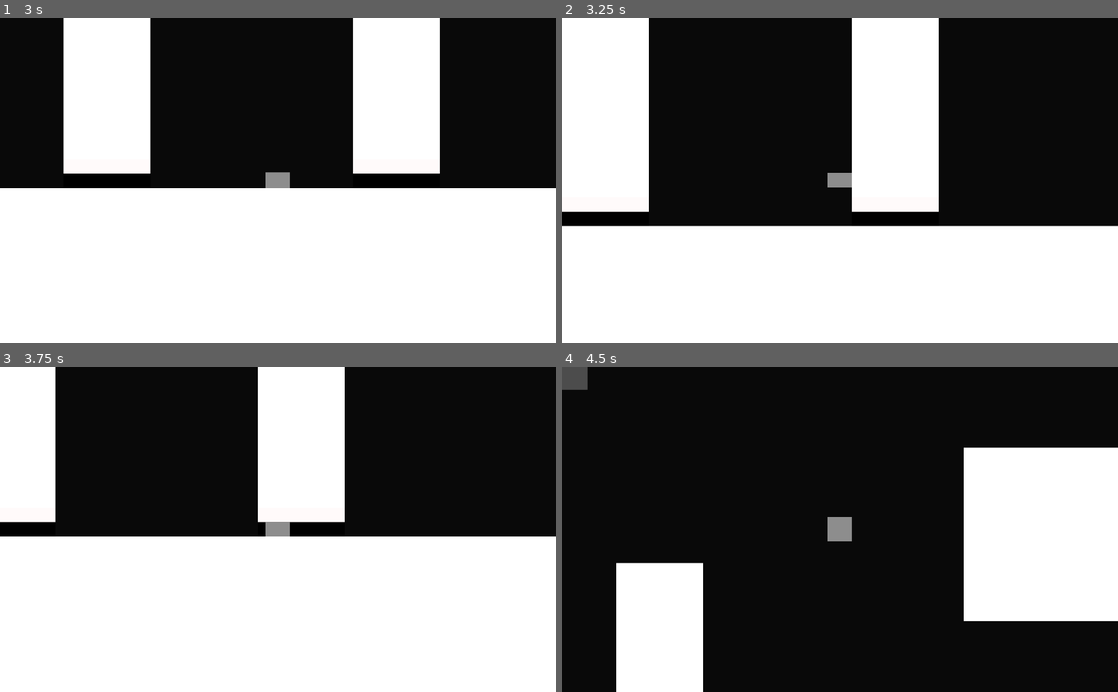
Above: before the commit, frames 1-4 (two rows, left to right).
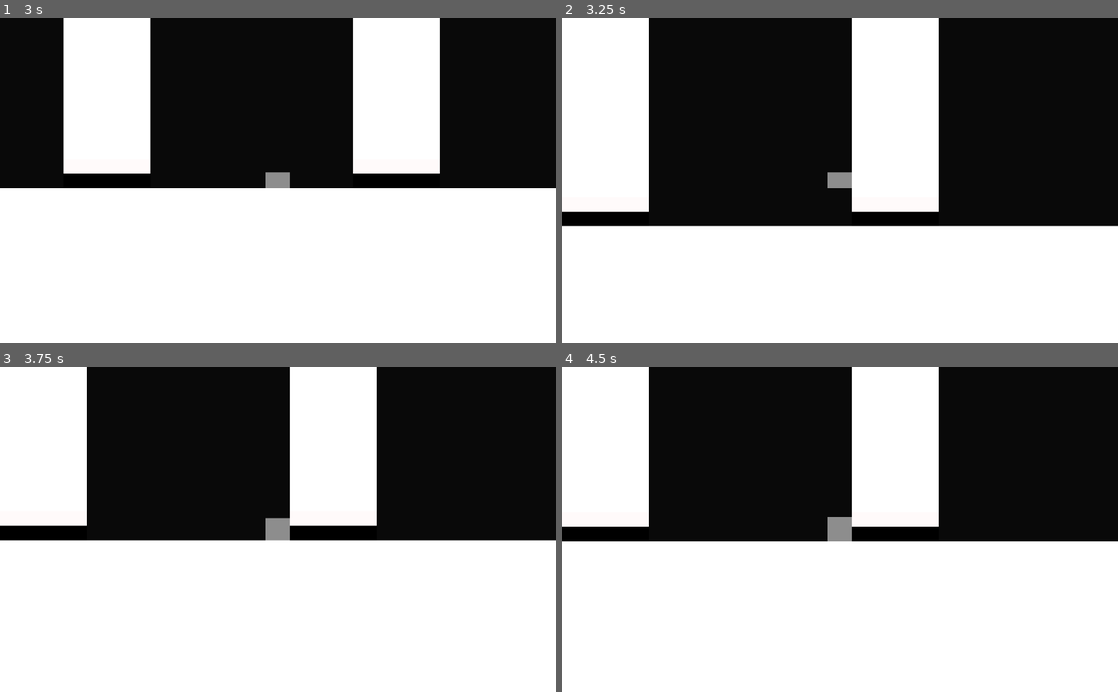
Above: after the commit, the same moments.

Repository: oleksadobush/Up_is_Down
Game: Godot game, scene res://src/Main.tscn
Same seed, same stepped clock (60 frames per second), same inputs: the game is played once before the commit and once after it. Before the commit the project starts from res://Scenes/Main.tscn.
Inputs:
- Up to frame 1 (3 s): tap Enter at 0.5 s; hold Right (RIGHT) 0.53-2.03 s; tap Up (UP) at 0.77, 1.52 s; tap Space at 2 s; hold Down (DOWN) from 2.03 s (still down)
- Up to frame 2 (3.25 s): keep holding Down (DOWN); tap Up (UP) at 3.02 s
- Up to frame 3 (3.75 s): release Down (DOWN) at 3.53 s
- Up to frame 4 (4.5 s): tap Up (UP) at 3.77 s; hold Right (RIGHT) from 4.28 s (still down)

Frame 1 is identical in both runs. In frame 2, less than 0.1% of the frame differs, in the area x 47-53%, y 47-53%; in frame 3, 10%; in frame 4, 57%, in the area x 0-100%, y 0-100%.

Commit message:
minor fix

Diff:
--- a/project.godot
+++ b/project.godot
@@ -11,7 +11,7 @@
 [application]
 
 config/name="Up Is Down"
-run/main_scene="res://Scenes/Main.tscn"
+run/main_scene="res://src/Main.tscn"
 config/icon="res://Assets/Art/Player/GrayTile.png"
 
 [input]
--- a/Scenes/Player.gd
+++ b/src/Actors/Player.gd
@@ -35,7 +35,8 @@
 	if not sliding and Input.is_action_pressed("DOWN"):
 		AnimPlayer.play("start_slide")
 		sliding = true
-	if sliding and not CeillingRay.is_colliding() and not EdgeRayFall.is_colliding():
+	if sliding and not CeillingRay.is_colliding() and \
+	(not EdgeRayFall.is_colliding() or WallRay.is_colliding()):
 		AnimPlayer.play("finish_slide")
 		sliding = false
 
--- a/Scenes/Player.tscn
+++ b/src/Actors/Player.tscn
@@ -1,7 +1,7 @@
 [gd_scene load_steps=9 format=2]
 
-[ext_resource path="res://Assets/Art/Player/GrayTile.png" type="Texture" id=1]
-[ext_resource path="res://Scenes/Player.gd" type="Script" id=2]
+[ext_resource path="res://src/Actors/Player.gd" type="Script" id=1]
+[ext_resource path="res://Assets/Art/Player/GrayTile.png" type="Texture" id=2]
 
 [sub_resource type="Animation" id=1]
 length = 0.001
@@ -60,15 +60,14 @@
 [node name="Player" type="KinematicBody2D"]
 z_index = 10
 collision_layer = 9
-script = ExtResource( 2 )
+script = ExtResource( 1 )
 
 [node name="Icon" type="Sprite" parent="."]
 position = Vector2( 0, -1 )
 scale = Vector2( 0.84375, 0.84375 )
-texture = ExtResource( 1 )
+texture = ExtResource( 2 )
 
 [node name="Camera2D" type="Camera2D" parent="."]
-visible = false
 current = true
 zoom = Vector2( 1.2, 1.2 )
 
@@ -88,20 +87,17 @@
 shape = SubResource( 6 )
 
 [node name="EdgeRayFall" type="RayCast2D" parent="."]
-visible = false
 position = Vector2( -25, -2 )
 scale = Vector2( 0.4, 0.4 )
 enabled = true
 cast_to = Vector2( 500, -250 )
 
 [node name="EdgeRayJump" type="RayCast2D" parent="."]
-visible = false
 scale = Vector2( 0.2, 0.2 )
 enabled = true
 cast_to = Vector2( 500, -450 )
 
 [node name="WallRay" type="RayCast2D" parent="."]
-visible = false
 enabled = true
 cast_to = Vector2( 27, 0 )
 
--- a/Scenes/InteractiveFloor/Spring.tscn
+++ b/src/InteractiveFloor/Spring.tscn
@@ -1,7 +1,7 @@
 [gd_scene load_steps=5 format=2]
 
-[ext_resource path="res://Assets/Art/FallingTiles/moving_tile.png" type="Texture" id=1]
-[ext_resource path="res://Scenes/InteractiveFloor/Spring.gd" type="Script" id=2]
+[ext_resource path="res://src/InteractiveFloor/Spring.gd" type="Script" id=1]
+[ext_resource path="res://Assets/Art/FallingTiles/moving_tile.png" type="Texture" id=2]
 
 [sub_resource type="RectangleShape2D" id=1]
 extents = Vector2( 64, 64 )
@@ -10,11 +10,11 @@
 extents = Vector2( 29.7644, 42.7641 )
 
 [node name="Spring" type="StaticBody2D"]
-script = ExtResource( 2 )
+script = ExtResource( 1 )
 
 [node name="Sprite" type="Sprite" parent="."]
 scale = Vector2( 2, 2 )
-texture = ExtResource( 1 )
+texture = ExtResource( 2 )
 
 [node name="CollisionShape2D" type="CollisionShape2D" parent="."]
 shape = SubResource( 1 )
--- a/Scenes/InteractiveFloor/TileToFall.tscn
+++ b/src/InteractiveFloor/TileToFall.tscn
@@ -1,11 +1,11 @@
 [gd_scene load_steps=11 format=2]
 
-[ext_resource path="res://Assets/Art/FallingTiles/moving_tile2.png" type="Texture" id=1]
-[ext_resource path="res://Scenes/InteractiveFloor/TileToFall.gd" type="Script" id=2]
-[ext_resource path="res://Assets/Art/FallingTiles/moving_tile4.png" type="Texture" id=3]
-[ext_resource path="res://Assets/Art/FallingTiles/moving_tile3.png" type="Texture" id=4]
-[ext_resource path="res://Assets/Art/FallingTiles/moving_tile.png" type="Texture" id=5]
-[ext_resource path="res://Assets/Art/FallingTiles/moving_tile1.png" type="Texture" id=6]
+[ext_resource path="res://src/InteractiveFloor/TileToFall.gd" type="Script" id=1]
+[ext_resource path="res://Assets/Art/FallingTiles/moving_tile.png" type="Texture" id=2]
+[ext_resource path="res://Assets/Art/FallingTiles/moving_tile2.png" type="Texture" id=3]
+[ext_resource path="res://Assets/Art/FallingTiles/moving_tile1.png" type="Texture" id=4]
+[ext_resource path="res://Assets/Art/FallingTiles/moving_tile4.png" type="Texture" id=5]
+[ext_resource path="res://Assets/Art/FallingTiles/moving_tile3.png" type="Texture" id=6]
 
 [sub_resource type="Animation" id=1]
 length = 0.001
@@ -60,11 +60,11 @@
 scale = Vector2( 1, 4 )
 collision_layer = 0
 collision_mask = 8
-script = ExtResource( 2 )
+script = ExtResource( 1 )
 
 [node name="Sprite" type="Sprite" parent="."]
 scale = Vector2( 2, 2 )
-texture = ExtResource( 5 )
+texture = ExtResource( 2 )
 
 [node name="AnimationPlayer" type="AnimationPlayer" parent="Sprite"]
 anims/RESET = SubResource( 1 )
--- a/Levels/IntroLevel.tscn
+++ b/src/Levels/IntroLevel.tscn
@@ -1,10 +1,10 @@
 [gd_scene load_steps=6 format=2]
 
-[ext_resource path="res://Scenes/TileMap.tscn" type="PackedScene" id=1]
-[ext_resource path="res://Scenes/InteractiveFloor/Spring.tscn" type="PackedScene" id=2]
-[ext_resource path="res://Scenes/InteractiveFloor/TileToFall.tscn" type="PackedScene" id=3]
-[ext_resource path="res://Scenes/Player.tscn" type="PackedScene" id=4]
-[ext_resource path="res://Levels/IntroLevel.gd" type="Script" id=5]
+[ext_resource path="res://src/TileMap.tscn" type="PackedScene" id=1]
+[ext_resource path="res://src/InteractiveFloor/Spring.tscn" type="PackedScene" id=2]
+[ext_resource path="res://src/InteractiveFloor/TileToFall.tscn" type="PackedScene" id=3]
+[ext_resource path="res://src/Actors/Player.tscn" type="PackedScene" id=4]
+[ext_resource path="res://src/Levels/IntroLevel.gd" type="Script" id=5]
 
 [node name="IntroLevel" type="Node2D"]
 script = ExtResource( 5 )
--- a/Scenes/Main.tscn
+++ b/src/Main.tscn
@@ -1,6 +1,6 @@
 [gd_scene load_steps=2 format=2]
 
-[ext_resource path="res://Levels/IntroLevel.tscn" type="PackedScene" id=1]
+[ext_resource path="res://src/Levels/IntroLevel.tscn" type="PackedScene" id=1]
 
 [node name="Main" type="Node2D"]
 
Renamed: Scenes/InteractiveFloor/Spring.gd -> src/InteractiveFloor/Spring.gd
Renamed: Scenes/InteractiveFloor/TileToFall.gd -> src/InteractiveFloor/TileToFall.gd
Not shown: 3 places in src/InteractiveFloor/TileToFall.tscn that only renumber resources
Renamed: Levels/IntroLevel.gd -> src/Levels/IntroLevel.gd
Renamed: Scenes/TileMap.tscn -> src/TileMap.tscn
